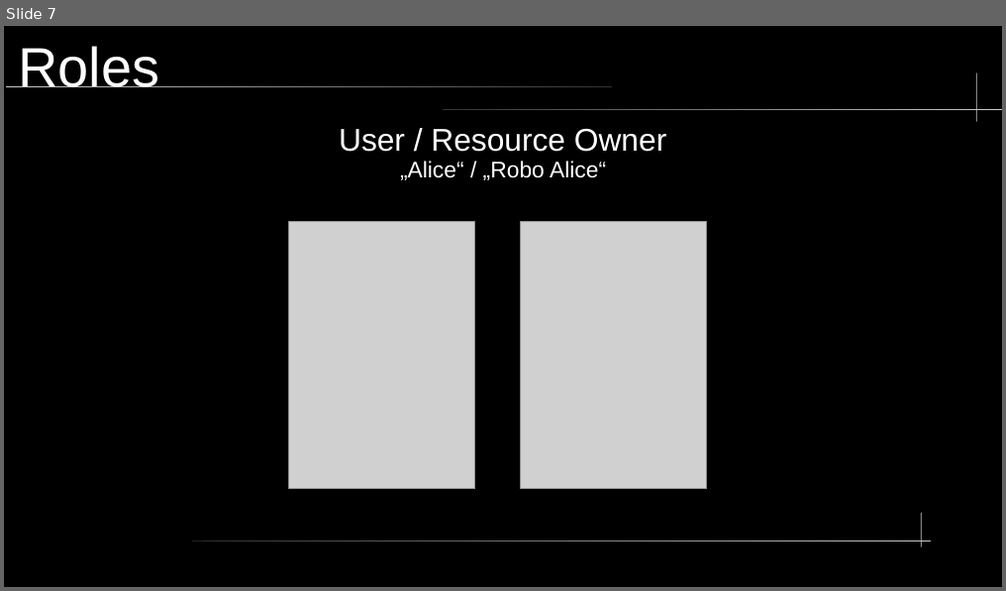
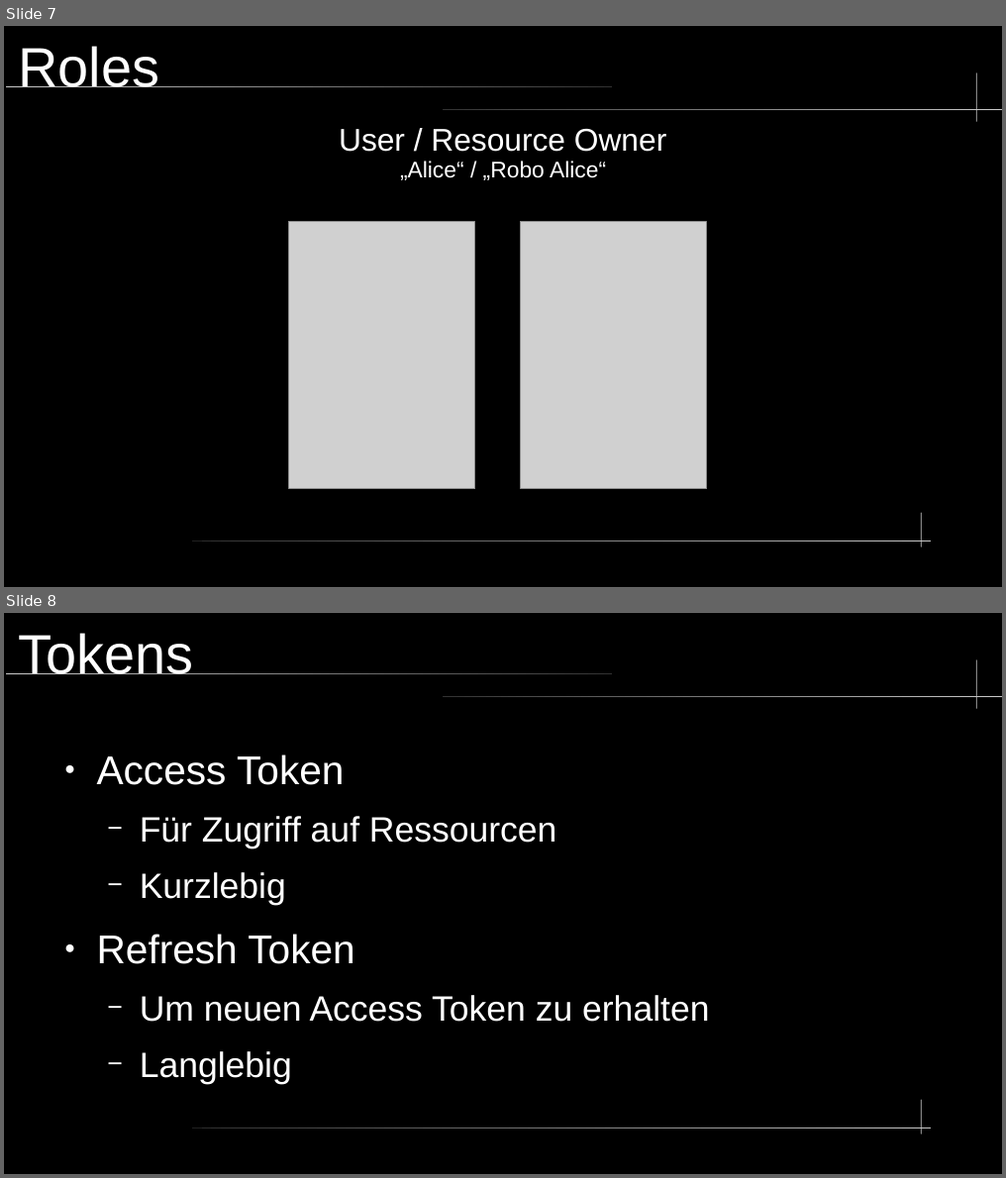
Before and after one commit to nkilders/e-portfolio-oauth2, a slide deck: presentation/OAuth2.odp. Shown one above the other, each under a label of ours: slide 7 before the commit, slides 7 and 8 after it. The pictures are 1006x591 and 1006x1178 pixels, drawn with LibreOffice and Linux fonts; fonts in the diff are those of the drawing; grey boxes stand for pictures. Boxes give left, top, right and bottom in pixels: in the first picture for what was removed or moved away, otherwise in the second. Text is boxed around its words. In the diff, an @@ line names an element or a change of style, - is before the commit and + after.

```diff
--- a/presentation/OAuth2.odp
+++ b/presentation/OAuth2.odp
@@ slide 8 added at bbox=[4, 613, 1002, 1174], background #000000; not listed: 5 template elements that a slide beside it also shows @@
@@ title added at bbox=[18, 633, 193, 674], 44 pt, text #FFFFFF @@
+Tokens
@@ text added at bbox=[97, 755, 709, 1084], 28 pt, text #FFFFFF @@
+● Access Token
+  − Für Zugriff auf Ressourcen
+  − Kurzlebig
+● Refresh Token
+  − Um neuen Access Token zu erhalten
+  − Langlebig
```
Also in this commit, not shown: 9 slides changed, 2 other slides added, 1 other file.
